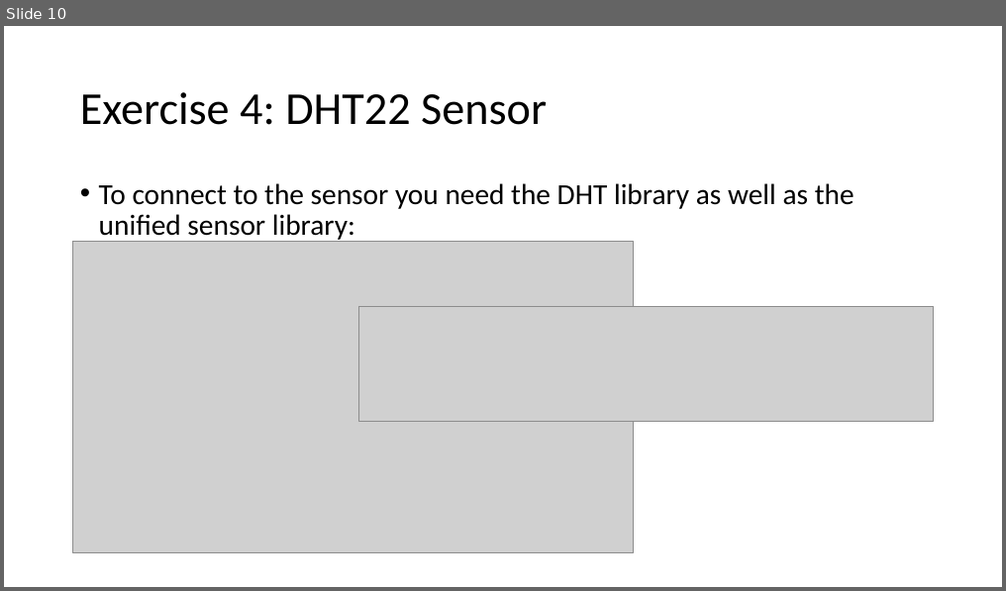
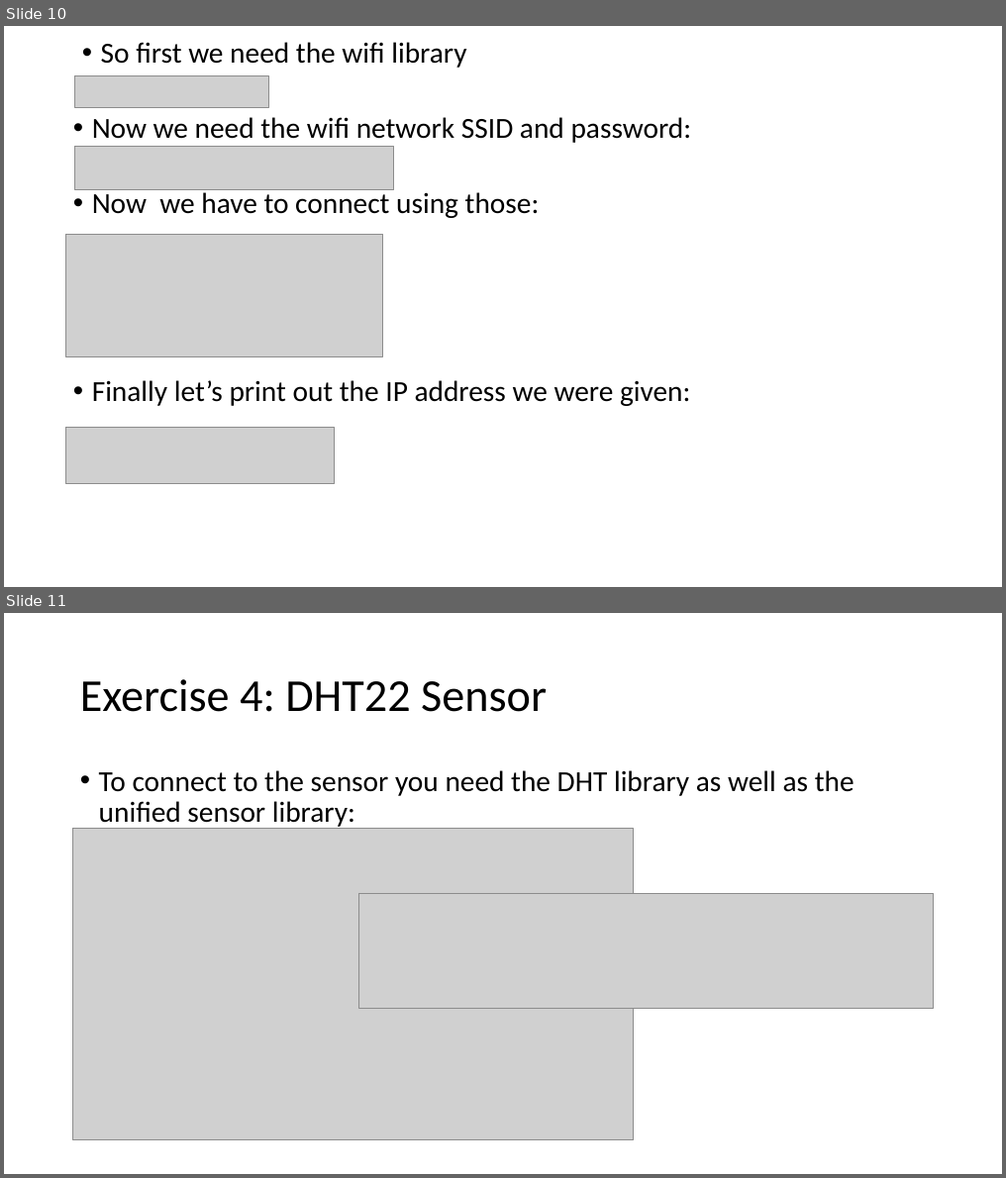
Before and after one commit to rdsuel/esp-class, a slide deck: Presentation.pptx. Shown one above the other, each under a label of ours: slide 10 before the commit, slides 10 and 11 after it. The pictures are 1006x591 and 1006x1178 pixels, drawn with LibreOffice and Linux fonts; fonts in the diff are those of the drawing; grey boxes stand for pictures. Boxes give left, top, right and bottom in pixels: in the first picture for what was removed or moved away, otherwise in the second. Text is boxed around its words. In the diff, an @@ line names an element or a change of style, - is before the commit and + after.

Commit message:
Updated presentation

```diff
--- a/Presentation.pptx
+++ b/Presentation.pptx
@@ slide 10 added at [4,26,1002,587], background #FFFFFF @@
@@ text added at [101,42,466,68], 28 pt, text #000000 @@
+• So first we need the wifi library
@@ picture added at [74,76,269,107] @@
@@ text added at [92,117,692,143], 28 pt, text #000000 @@
+• Now we need the wifi network SSID and password:
@@ picture added at [74,147,393,190] @@
@@ text added at [92,189,540,218], 28 pt, text #000000 @@
+• Now we have to connect using those:
@@ picture added at [65,234,383,357] @@
@@ text added at [92,380,690,406], 28 pt, text #000000 @@
+• Finally let’s print out the IP address we were given:
@@ picture added at [65,428,334,484] @@
@@ what was slide 10 is now slide 11 @@
```
Also in this commit, not shown: 1 slide changed, 1 other file.
